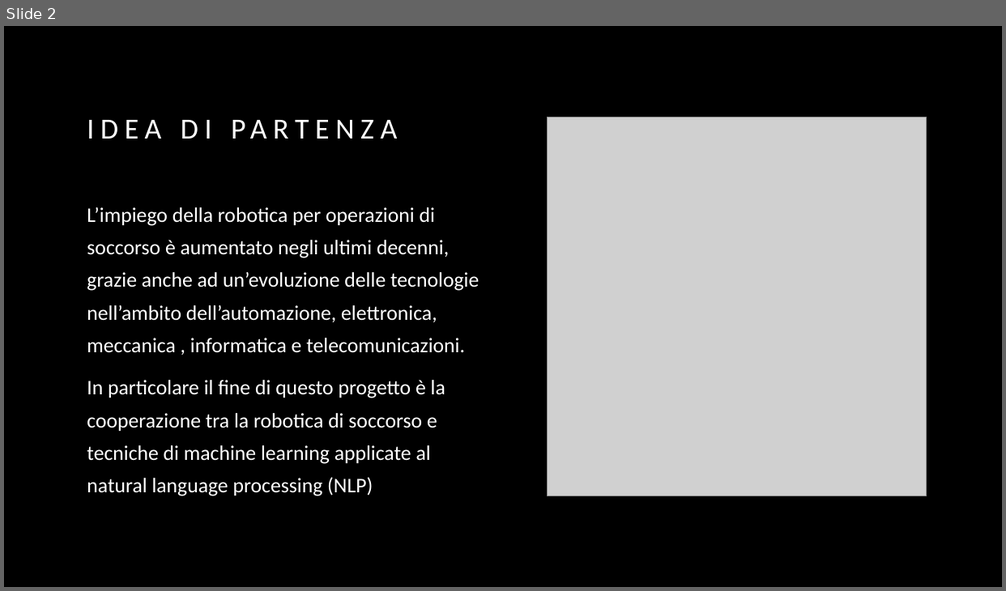
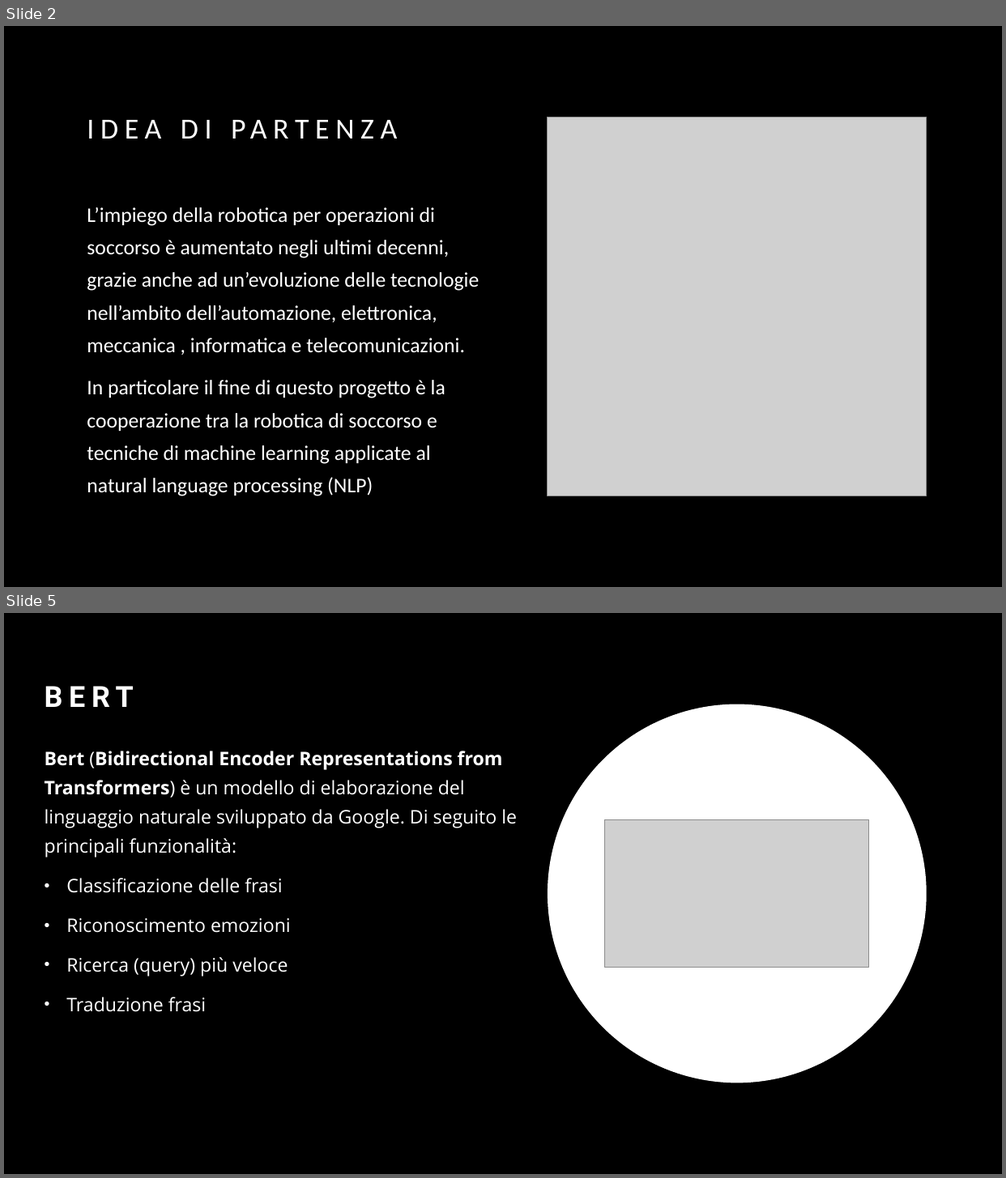
Before and after one commit to AlessioRoda/MachineLearning, a slide deck: Natural Language Processing with Disaster Tweets.pptx. Shown one above the other, each under a label of ours: slide 2 before the commit, slides 2 and 5 after it; the slides between them are not shown. The pictures are 1006x591 and 1006x1178 pixels, drawn with LibreOffice and Linux fonts; fonts in the diff are those of the drawing; grey boxes stand for pictures. Boxes give left, top, right and bottom in pixels: in the first picture for what was removed or moved away, otherwise in the second. Text is boxed around its words. In the diff, an @@ line names an element or a change of style, - is before the commit and + after.

```diff
--- a/Natural Language Processing with Disaster Tweets.pptx
+++ b/Natural Language Processing with Disaster Tweets.pptx
@@ slide 5 added at (x1=4, y1=613, x2=1002, y2=1174), background #000000 @@
@@ title added at (x1=44, y1=686, x2=134, y2=707), 28 pt, text #FFFFFF, bold @@
+BERT
@@ ellipse added at (x1=548, y1=705, x2=927, y2=1083), fill #FFFFFF @@
@@ text added at (x1=44, y1=751, x2=517, y2=1012), 18 pt, text #FFFFFF @@
+Bert (Bidirectional Encoder Representations from Transformers) è un modello di elaborazione del linguaggio naturale sviluppato da Google. Di seguito le principali funzionalità:
+• Classificazione delle frasi
+• Riconoscimento emozioni
+• Ricerca (query) più veloce
+• Traduzione frasi
@@ picture added at (x1=605, y1=820, x2=869, y2=968) @@
```
Also in this commit, not shown: 1 slide changed, 6 other slides added, 1 slide removed, 1 other file.
